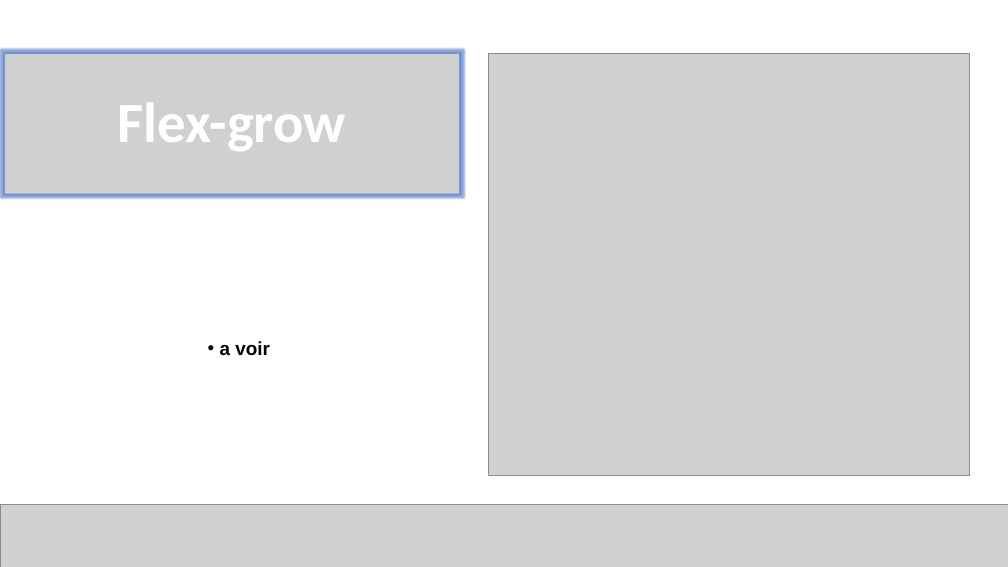
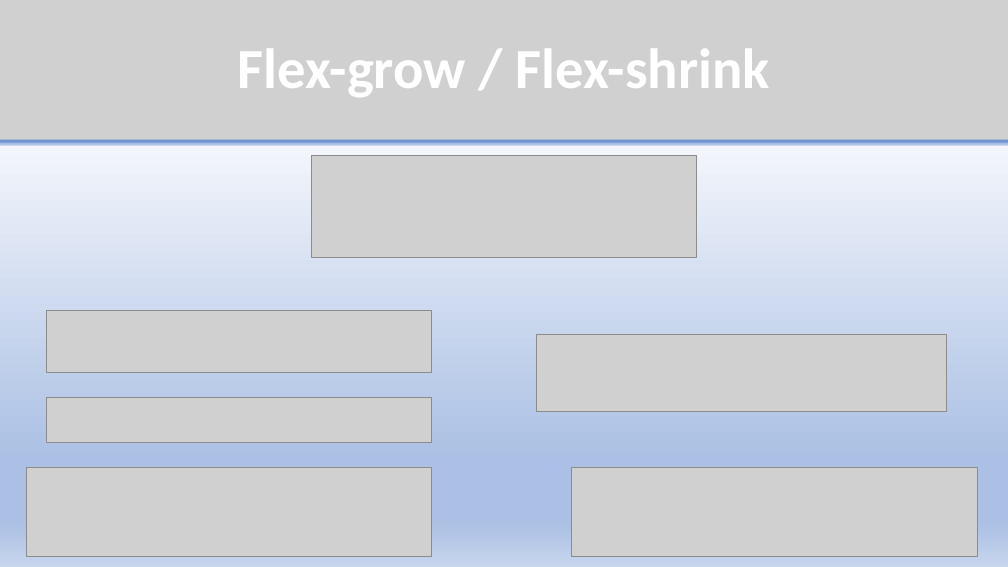
Before and after one commit to AdHouen/COURS_ANGLAIS, a slide deck: slide 11 of Exposé/Presentation Flex Box.pptx. Drawn at 1008x567 pixels with LibreOffice and Linux fonts; fonts in the diff are those of the drawing; grey boxes stand for pictures. Boxes give left, top, right and bottom in pixels: in the first picture for what was removed or moved away, otherwise in the second. Text is boxed around its words. In the diff, an @@ line names an element or a change of style, - is before the commit and + after.

```diff
--- a/Exposé/Presentation Flex Box.pptx
+++ b/Exposé/Presentation Flex Box.pptx
@@ background #FFFFFF to gradient #F6F8FC to #ABC0E4 to #C7D5ED @@
@@ picture "Flex-grow / Flex-shrink": place and size @@
-picture "Flex-grow / Flex-shrink" at (5, 54, 459, 194)
+picture "Flex-grow / Flex-shrink" at (0, 0, 1008, 140)
@@ text in picture at (238, 49, 770, 97): text changed @@
-Flex-grow
+Flex-grow / Flex-shrink
@@ picture removed at (488, 54, 970, 475) @@
@@ picture added at (312, 156, 696, 258) @@
@@ picture added at (46, 311, 431, 373) @@
@@ text removed at (220, 341, 270, 356) @@
-• a voir
@@ picture added at (536, 334, 946, 411) @@
@@ picture added at (46, 397, 431, 442) @@
@@ picture added at (26, 467, 431, 557) @@
@@ picture added at (572, 467, 978, 557) @@
@@ picture removed at (0, 505, 1008, 567) @@
```
Also in this commit, not shown: 8 other slides changed, 2 slides added, 2 slides removed, 9 other files.
